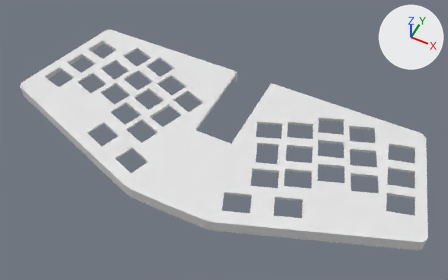
The Blender file drawing/absolem34.blend, before and after one commit.
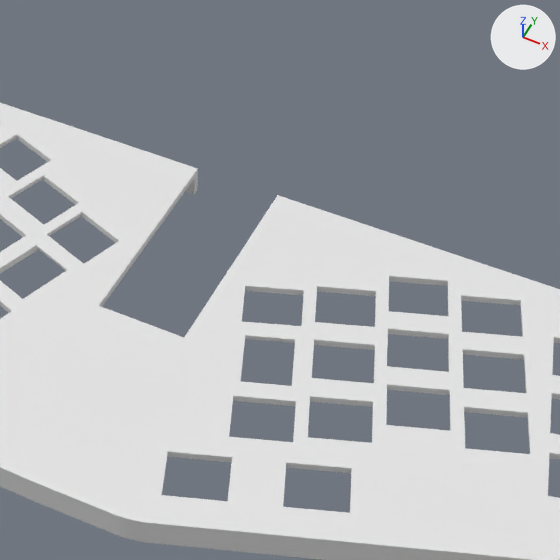
Each version is shown whole from a 50 mm lens placed at (120.2, -225.4, 282.6), pointed at (7.3, 0.3, 0.4), then close up on the part from 34% to 87% of the width and 0% to 85% of the height. Arrows for +X, +Y and +Z are at upper right; the lights stay in place. The same objects are shown in both versions, whatever each file hides.

Objects in the first close-up: 'switchplate.001'.
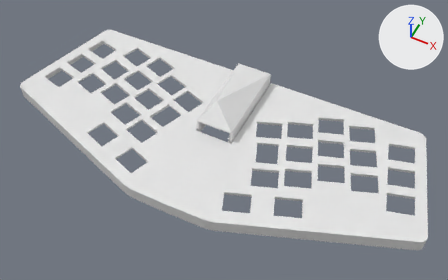
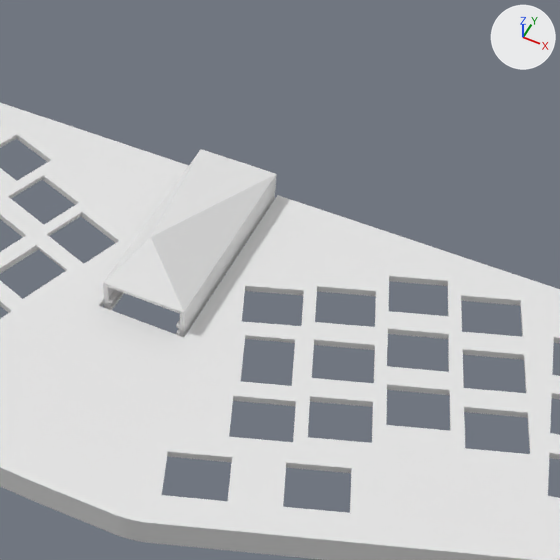
ob_cuts_switches is not drawn itself; it is used by a modifier of ob_switchplate_001, ob_plate.

Pixel boxes [x1, y1, x2, y2] of what changed, in the close-ups (560 x 560 px):
'protector', added: after [103, 149, 277, 337]

What changed in the scene script:
```text
Add me_plane_002:
    me_plane_002.from_pydata(...)  # 43 vertices, 31 faces; spans x -11.7..11.7, y -2.0..17.0, z 1.4..60.0
Change ob_cuts_switches:
    remove ob_cuts_switches.hide_set(True)
Add ob_protector:
    ob_protector = bpy.data.objects.new('protector', me_plane_002)
    ob_protector.location = (0.0, 0.0, 0.0)
    ob_protector.rotation_euler = (-1.571, 3.142, 0.0)  # degrees (-90, 180, 0)
```
